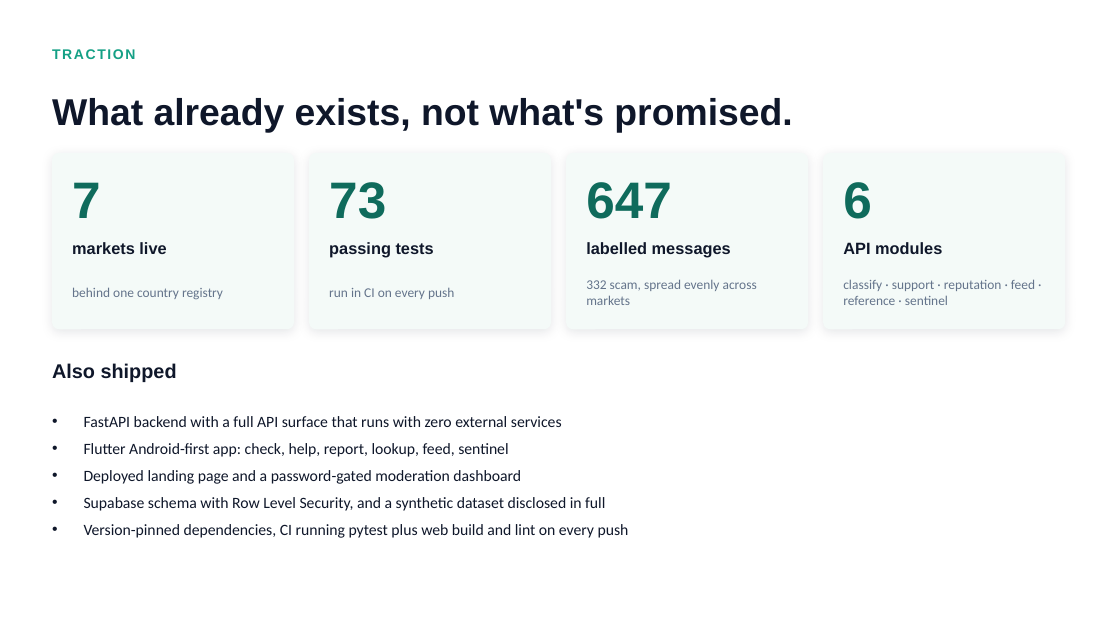
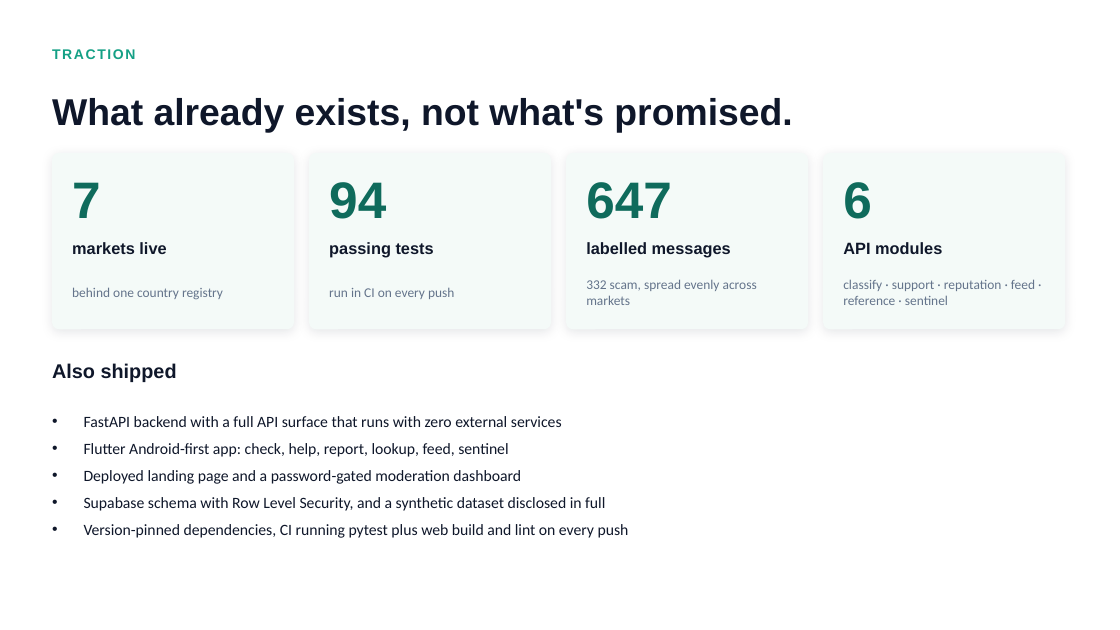
Before and after one commit to Lesruez93/ChengetAi, a slide deck: slide 10 of docs/pitch_deck/ChengetAI-Pitch-Deck.pptx. Drawn at 1120x630 pixels with LibreOffice and Linux fonts; fonts in the diff are those of the drawing. Boxes give left, top, right and bottom in pixels: in the first picture for what was removed or moved away, otherwise in the second. Text is boxed around its words. In the diff, an @@ line names an element or a change of style, - is before the commit and + after.

```diff
--- a/docs/pitch_deck/ChengetAI-Pitch-Deck.pptx
+++ b/docs/pitch_deck/ChengetAI-Pitch-Deck.pptx
@@ text at (329,182,386,219): text changed @@
-73
+94
```
Also in this commit, not shown: 1 other slide changed, 4 other files.
